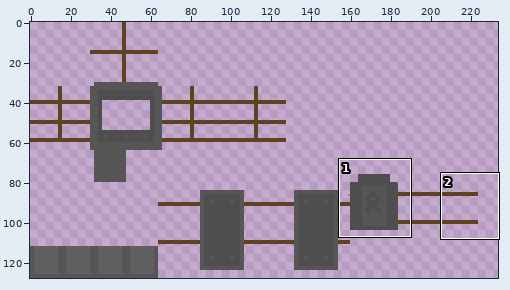
One commit to this sprite sheet: assets/minecraft/textures/models/armor/iron_layer_1.png. The picture above shows the old version from afar; the outline marks the close-up.
Close-up. As it was:
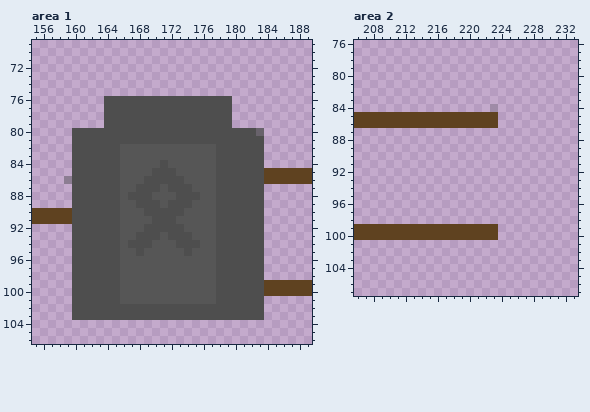
The file is 256x128 pixels. Pixels under 10% opacity are left out. Colours within 5 levels of each other are drawn and written as one. Shown: area 1: x 155..189, y 69..106; area 2: x 206..233, y 76..107. The wide view leaves out empty margins.
And afterwards:
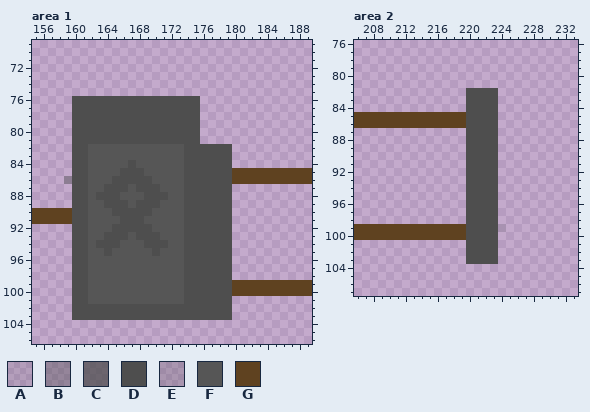
Palette (. is transparent): A #4e4e4e22  B #4e4e4e66  C #4e4e4ebf  D #4e4e4e  E #5656563d  F #565656  G #5f4220
The commit says: Eisen geaendert
Change:
Area 1:
y 76..79: x 160..163 .... -> DDDD; x 176..179 DDDD -> ....
y 80: x 176..183 DDDDDDDC -> ........
y 81: x 176..183 DDDDDDDD -> ........
y 82..83: x 162..165 DDDD -> FFFF; x 174..177 FFFF -> DDDD; x 180..183 DDDD -> ....
y 84: x 162..165 DDDD -> FFFF; x 167 F -> D; x 171 D -> F; x 174..177 FFFF -> DDDD; x 180..183 DDDD -> ....
y 85: x 162..168 DDDDFFF -> FFFFDDD; x 170..172 DDD -> FFF; x 174..177 FFFF -> DDDD; x 180..183 DDDD -> GGGG
y 86: x 162..164 DDD -> FFF; x 166..168 FFF -> DDD; x 170..177 DDDDFFFF -> FFFFDDDD; x 180..183 DDDD -> GGGG
y 87: x 162..163 DD -> FF; x 166 F -> D; x 172..173 DD -> FF; x 175..177 FFF -> DDD; x 180..183 DDDD -> ....
y 88: x 162 D -> F; x 167..168 DD -> FF; x 170..171 FF -> DD; x 173 D -> F; x 176..177 FF -> DD; x 180..183 DDDD -> ....
y 89: x 162..163 DD -> FF; x 166 F -> D; x 172..173 DD -> FF; x 175..177 FFF -> DDD; x 180..183 DDDD -> ....
y 90: x 162..164 DDD -> FFF; x 166..168 FFF -> DDD; x 170..177 DDDDFFFF -> FFFFDDDD; x 180..183 DDDD -> ....
y 91: x 162..168 DDDDFFF -> FFFFDDD; x 170..172 DDD -> FFF; x 174..177 FFFF -> DDDD; x 180..183 DDDD -> ....
y 92: x 162..164 DDD -> FFF; x 166..168 FFF -> DDD; x 170..177 DDDDFFFF -> FFFFDDDD; x 180..183 DDDD -> ....
y 93: x 162..163 DD -> FF; x 166 F -> D; x 172..173 DD -> FF; x 175..177 FFF -> DDD; x 180..183 DDDD -> ....
y 94: x 162 D -> F; x 167..168 DD -> FF; x 170..171 FF -> DD; x 173 D -> F; x 176..177 FF -> DD; x 180..183 DDDD -> ....
y 95: x 162..163 DD -> FF; x 165 D -> F; x 168 D -> F; x 170 F -> D; x 175..177 FFF -> DDD; x 180..183 DDDD -> ....
y 96..98: x 162..165 DDDD -> FFFF; x 174..177 FFFF -> DDDD; x 180..183 DDDD -> ....
y 99..100: x 162..165 DDDD -> FFFF; x 174..177 FFFF -> DDDD; x 180..183 DDDD -> GGGG
y 101: x 162..165 DDDD -> FFFF; x 174..177 FFFF -> DDDD; x 180..183 DDDD -> ....
y 102..103: x 180..183 DDDD -> ....
Area 2:
y 82..83: x 220..223 .... -> DDDD
y 84: x 220..223 ...E -> DDDD
y 85..86: x 220..223 GGGG -> DDDD
y 87..98: x 220..223 .... -> DDDD
y 99: x 220..224 GGGG. -> DDDDA
y 100: x 220..223 GGGG -> DDDD
y 101..103: x 220..223 .... -> DDDD
Changed places in both close-ups, as pixel boxes (x1, y1, x2, y2):
changed: (72, 96, 264, 320)
changed: (466, 88, 506, 264)
